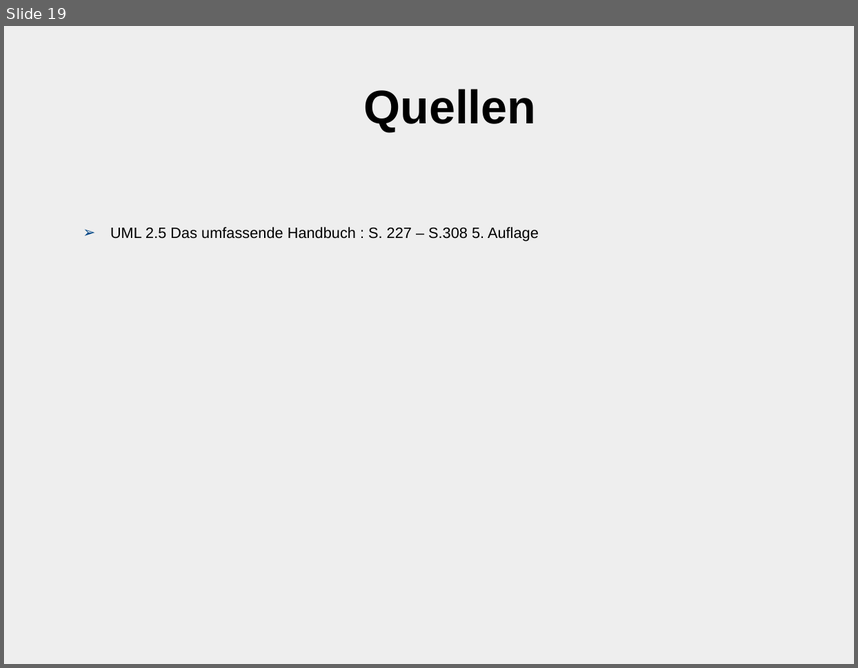
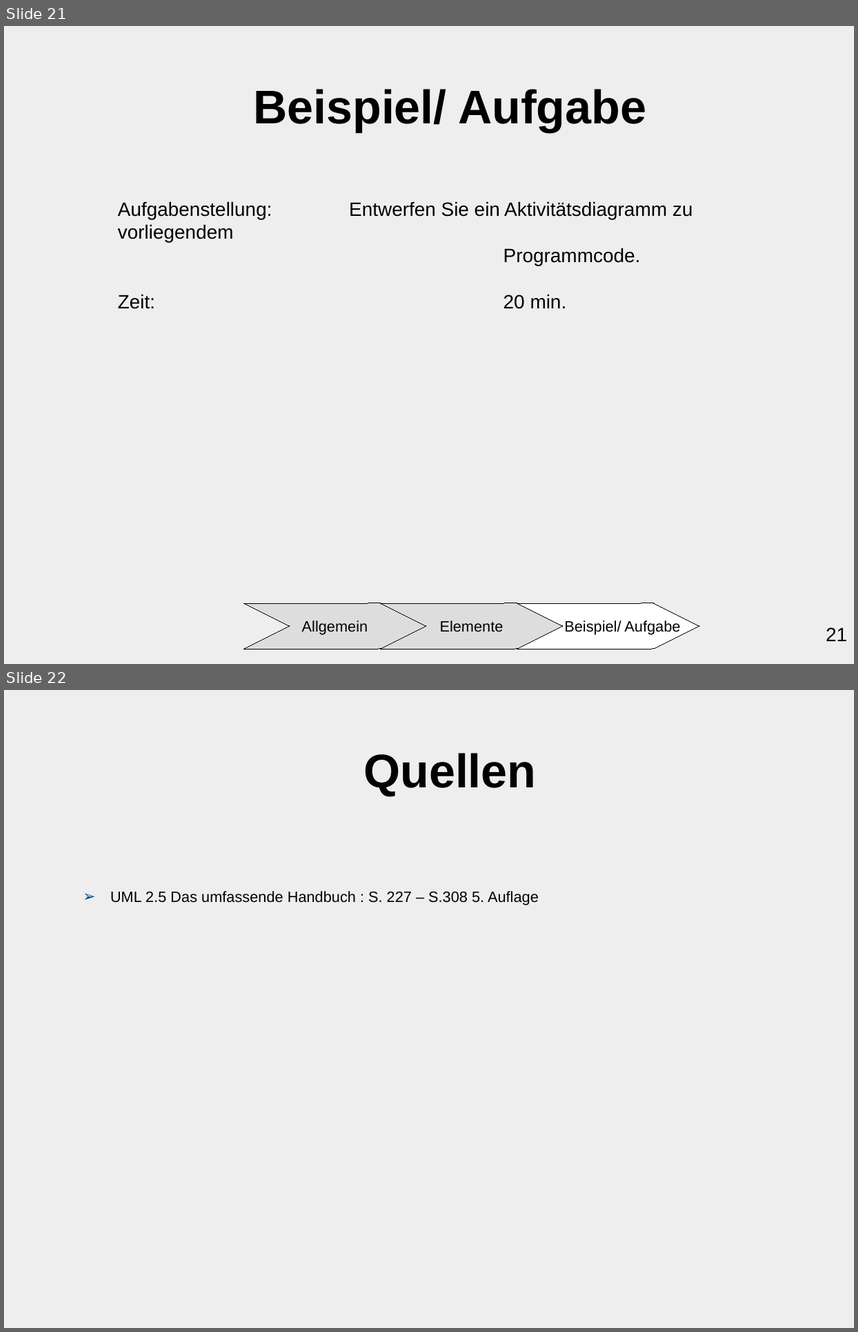
Before and after one commit to ChristianMarzianGithub/VortragAktivitaetsdiagramm, a slide deck: Präsentation Aktivitätsdiagramm/main/AktivitaetsdiagrammCM.odp. Shown one above the other, each under a label of ours: slide 19 before the commit, slides 21 and 22 after it. The pictures are 858x668 and 858x1332 pixels, drawn with LibreOffice and Linux fonts; fonts in the diff are those of the drawing. Boxes give left, top, right and bottom in pixels: in the first picture for what was removed or moved away, otherwise in the second. Text is boxed around its words. In the diff, an @@ line names an element or a change of style, - is before the commit and + after.

```diff
--- a/Präsentation Aktivitätsdiagramm/main/AktivitaetsdiagrammCM.odp
+++ b/Präsentation Aktivitätsdiagramm/main/AktivitaetsdiagrammCM.odp
@@ slide 21 added at (4,26,854,664), background #EEEEEE @@
@@ title added at (253,89,646,132), 44 pt, text #000000, bold @@
+Beispiel/ Aufgabe
@@ text added at (118,201,693,309), 18 pt, text #000000 @@
+Aufgabenstellung: Entwerfen Sie ein Aktivitätsdiagramm zu vorliegendem
+Programmcode.
+Zeit: 20 min.
@@ freeform shape added at (244,603,426,648), fill #DDDDDD, outline #000000 0 pt, 14 pt, text #000000 @@
+Allgemein
@@ freeform shape added at (381,603,562,648), fill #DDDDDD, outline #000000 0 pt, 14 pt, text #000000 @@
+Elemente
@@ freeform shape added at (517,603,699,648), fill #FFFFFF, outline #000000 0 pt, 14 pt, text #000000 @@
+Beispiel/ Aufgabe
@@ page number added at (826,627,847,641), 18 pt, text #000000 @@
+21
@@ what was slide 19 is now slide 22 @@
```
Also in this commit, not shown: 5 slides changed, 14 other slides added, 12 slides removed.
